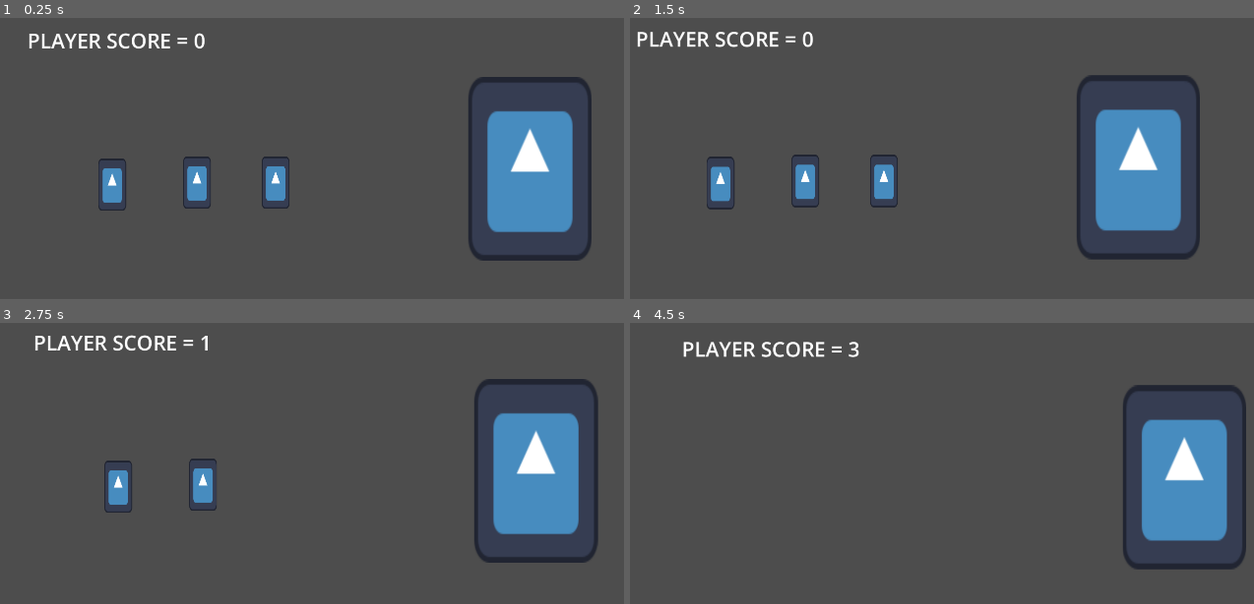
Above: before the commit, frames 1-4 (two rows, left to right).
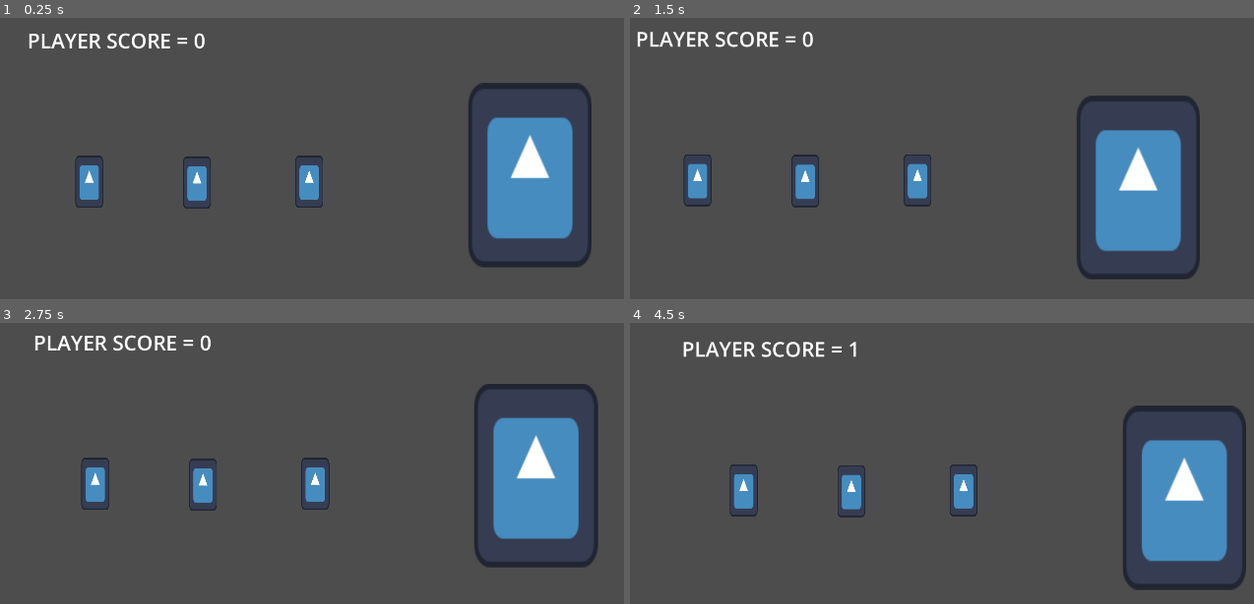
Above: after the commit, the same moments.

Repository: HelpMeFindAUsername/RIFTB
Game: Godot game, scene res://Scenes/2D/Main/main.tscn
Same seed, same stepped clock (60 frames per second), same inputs: the game is played once before the commit and once after it. The engine's default icon, where the game draws it, is replaced by a stand-in: a white triangle on a blue panel in a dark square.
Inputs (mouse positions are in pixels of both pictures, inside the frame that each line leads up to):
- Up to frame 1 (0.25 s): no input
- Up to frame 2 (1.5 s): move the mouse to (1160, 169) at 0.52 s; click (1160, 169) at 0.67 s; move the mouse to (1135, 166) at 1.27 s; click (1135, 166) at 1.42 s
- Up to frame 3 (2.75 s): move the mouse to (255, 485) at 2.02 s; click (255, 485) at 2.17 s
- Up to frame 4 (4.5 s): move the mouse to (835, 485) at 2.77 s; click (835, 485) at 2.92 s; move the mouse to (754, 485) at 3.52 s; click (754, 485) at 3.67 s; move the mouse to (711, 393) at 4.27 s; click (711, 393) at 4.42 s

The runs differ from the first frame. In frame 1, 4.6% of the frame differs, in the area x 11-95%, y 20-89%; in frame 2, 6.7%, in the area x 8-92%, y 20-94%; in frame 3, 3.5%; in frame 4, 6.4%.

Commit message:
Updated Input event

Diff:
--- a/Scenes/2D/Main/main.tscn
+++ b/Scenes/2D/Main/main.tscn
@@ -21,13 +21,15 @@
 position = Vector2(1328, 351)
 
 [node name="Target" parent="2D" instance=ExtResource("3_kxp6f")]
-position = Vector2(858, 610)
+position = Vector2(403, 608)
 
 [node name="Target2" parent="2D" instance=ExtResource("3_kxp6f")]
 position = Vector2(666, 610)
+health = 2
 
 [node name="Target3" parent="2D" instance=ExtResource("3_kxp6f")]
-position = Vector2(459, 615)
+position = Vector2(940, 608)
+health = 3
 
 [node name="UI" type="Control" parent="."]
 layout_mode = 3
--- a/Scenes/2D/Sub/fucker.tscn
+++ b/Scenes/2D/Sub/fucker.tscn
@@ -9,10 +9,36 @@
 [sub_resource type="RectangleShape2D" id="RectangleShape2D_jwcaj"]
 size = Vector2(306, 470)
 
+[sub_resource type="Animation" id="Animation_8jy7u"]
+resource_name = "walking"
+loop_mode = 1
+tracks/0/type = "value"
+tracks/0/imported = false
+tracks/0/enabled = true
+tracks/0/path = NodePath("Fucker_Sprite_WIP:position")
+tracks/0/interp = 1
+tracks/0/loop_wrap = true
+tracks/0/keys = {
+"times": PackedFloat32Array(0, 0.5, 1),
+"transitions": PackedFloat32Array(1.68179, 0.466517, 2.07053),
+"update": 0,
+"values": [Vector2(0, 0), Vector2(0, 50), Vector2(0, 0)]
+}
+
+[sub_resource type="Animation" id="Animation_46dx1"]
+length = 0.001
+
+[sub_resource type="AnimationLibrary" id="AnimationLibrary_fv61g"]
+_data = {
+&"RESET": SubResource("Animation_46dx1"),
+&"walking": SubResource("Animation_8jy7u")
+}
+
 [node name="Fucker" type="Node2D"]
 script = ExtResource("1_8jy7u")
 
 [node name="Fucker_Sprite_WIP" type="Sprite2D" parent="."]
+position = Vector2(0, 1.54055)
 scale = Vector2(2.35938, 3.51563)
 texture = ExtResource("1_w7l0u")
 centered = false
@@ -30,6 +56,12 @@
 position = Vector2(151, 225)
 shape = SubResource("RectangleShape2D_jwcaj")
 
+[node name="AnimationPlayer" type="AnimationPlayer" parent="."]
+libraries = {
+&"": SubResource("AnimationLibrary_fv61g")
+}
+autoplay = "walking"
+
 [connection signal="mouse_entered" from="Fucker_Graze_Hitbox" to="." method="_on_fucker_graze_hitbox_mouse_entered"]
 [connection signal="mouse_exited" from="Fucker_Graze_Hitbox" to="." method="_on_fucker_graze_hitbox_mouse_exited"]
 [connection signal="mouse_entered" from="Fucker_HitBox" to="." method="_on_fucker_hit_box_mouse_entered"]
--- a/Scripts/fucker.gd
+++ b/Scripts/fucker.gd
@@ -6,10 +6,11 @@
 
 func _input(event):
 	if event is InputEventMouseButton and event.button_index == MOUSE_BUTTON_LEFT:
-		if entered_hit:
-			print("HIT FUCKER")
-		if entered_graze and !entered_hit:
-			print("GRAZED FUCKER")
+		if event.pressed:
+			if entered_hit:
+				print("HIT FUCKER")
+			if entered_graze and !entered_hit:
+				print("GRAZED FUCKER")
 
 
 #GRAZE ENTERED / EXITED
--- a/Scripts/target.gd
+++ b/Scripts/target.gd
@@ -1,16 +1,20 @@
 extends Node2D
 
 var target_entered : bool = false
-
+@export var health : int = 1
 
 
 func _input(event):
 	if event is InputEventMouseButton and event.button_index == MOUSE_BUTTON_LEFT:
 		if target_entered == true:
-			print("TARGET HIT")
-			queue_free()
-			Global.player_score += 1
+			if event.pressed:
+				print("TARGET HIT")
+				health -= 1
+				Global.player_score += 1
 
+func _process(_delta):
+	if health <= 0:
+		queue_free()
 
 func _on_target_hitbox_mouse_entered() -> void:
 	target_entered = true
Not shown: 1 places in Scenes/2D/Sub/fucker.tscn that only renumber resources
